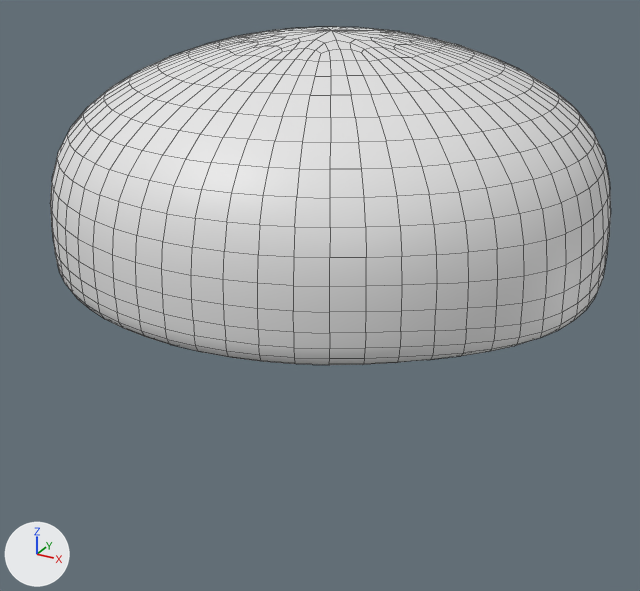
The FBX model Assets/Textures/Food Shit/Burger/models/burger_v2_fbx/burger_v2.fbx as it was, and as the next commit left it.
The view is the same before and after, from a camera (50 mm lens) standing at (0.232, -0.434, 0.306) and looking at (-0.001, -0.011, 0.094). Every picture has the same lights, and +X, +Y and +Z are marked at lower left. Mesh edges are drawn as thin lines. Where no turn or scale is listed for an object, it has been applied to the vertices.

Before the edit, the objects in view are built like this:
```python
me_cylinder_007 = bpy.data.meshes.new('Cylinder.007')
me_cylinder_007.from_pydata(...)  # 1410 vertices, 1408 faces; spans x -0.155..0.155, y -0.155..0.155, z -0.052..0.073
ob_topbun = bpy.data.objects.new('TopBun', me_cylinder_007)
ob_topbun.location = (0.0, 0.0, 0.1718)
```
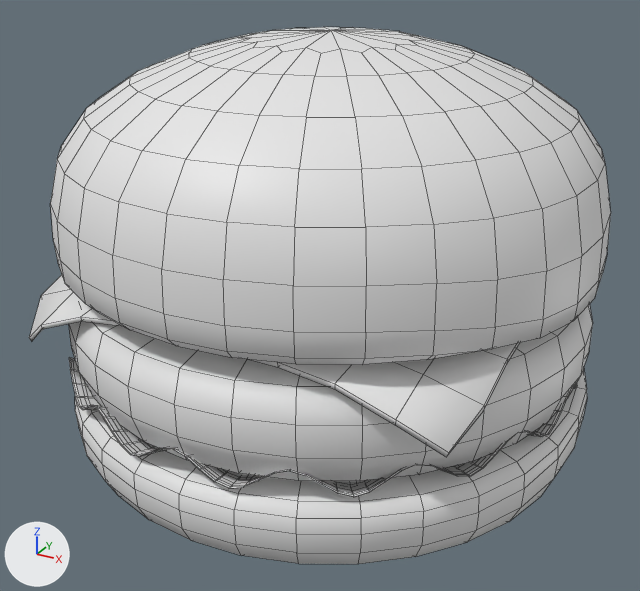
The newer file is also rescaled (x10.0) as a whole; pictures and numbers use the older file's frame.

Boxes (x1, y1, x2, y2) around the edits, measured in the pictures (640 x 591 px):
'Meat', added: after (69, 304, 593, 481)
'BotBun', added: after (75, 368, 587, 564)
'Cheese_melted', added: after (29, 275, 520, 457)
'Lettuce', added: after (69, 357, 577, 497)
part 1 of me_cylinder_007, deleted: before (50, 27, 611, 365)

Diff of the bpy script that builds the scene:
```diff
--- a/Assets/Textures/Food Shit/Burger/models/burger_v2_fbx/burger_v2.fbx.py
+++ b/Assets/Textures/Food Shit/Burger/models/burger_v2_fbx/burger_v2.fbx.py
@@ me_cylinder_007 @@
 # used by ob_topbun; location = (0.0, 0.0, 0.1718)
-me_cylinder_007.from_pydata(...)  # 1410 vertices, 1408 faces; spans x -0.155..0.155, y -0.155..0.155, z -0.052..0.073
+me_cylinder_007.from_pydata(...)  # 354 vertices, 352 faces; spans x -0.155..0.155, y -0.155..0.155, z -0.052..0.073
+# me_cylinder_007 part 1: 1056 vertices removed from x -0.155..0.155, y -0.155..0.155, z -0.052..0.072
@@ me_cylinder_002 @@
+me_cylinder_002.from_pydata(...)  # 192 vertices, 162 faces; spans x -1.04..1.04, y -1.04..1.04, z -1.16..1.16
@@ me_cylinder @@
+me_cylinder.from_pydata(...)  # 354 vertices, 352 faces; spans x -0.155..0.155, y -0.155..0.155, z -0.015..0.052
@@ me_plane_003 @@
+me_plane_003.from_pydata(...)  # 200 vertices, 198 faces; spans x -0.133..0.133, y -0.132..0.135, z -0.035..0.0
@@ me_cylinder_003 @@
+me_cylinder_003.from_pydata(...)  # 2818 vertices, 2816 faces; spans x -0.152..0.152, y -0.152..0.152, z 0.004..0.025
@@ ob_meat @@
+ob_meat = bpy.data.objects.new('Meat', me_cylinder_002)
+ob_meat.location = (0.0, 0.0, 0.0849)
+ob_meat.scale = (-0.147, -0.147, -0.0251)
@@ ob_botbun @@
+ob_botbun = bpy.data.objects.new('BotBun', me_cylinder)
+ob_botbun.location = (0.0, 0.0, 0.0)
@@ ob_cheese_melted @@
+ob_cheese_melted = bpy.data.objects.new('Cheese_melted', me_plane_003)
+ob_cheese_melted.location = (0.0, 0.0, 0.1176)
@@ ob_lettuce @@
+ob_lettuce = bpy.data.objects.new('Lettuce', me_cylinder_003)
+ob_lettuce.location = (-0.0037, 0.0, 0.0428)
```
